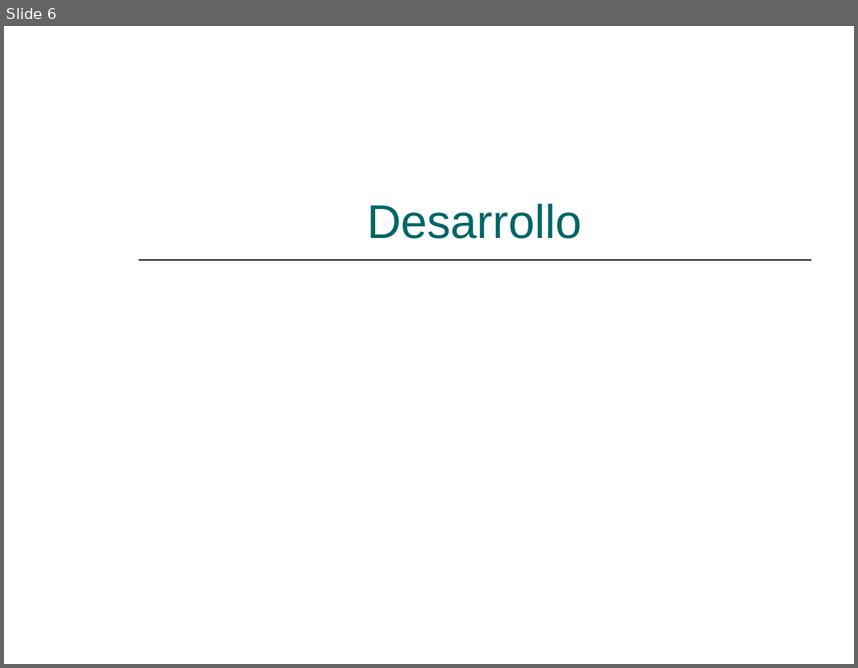
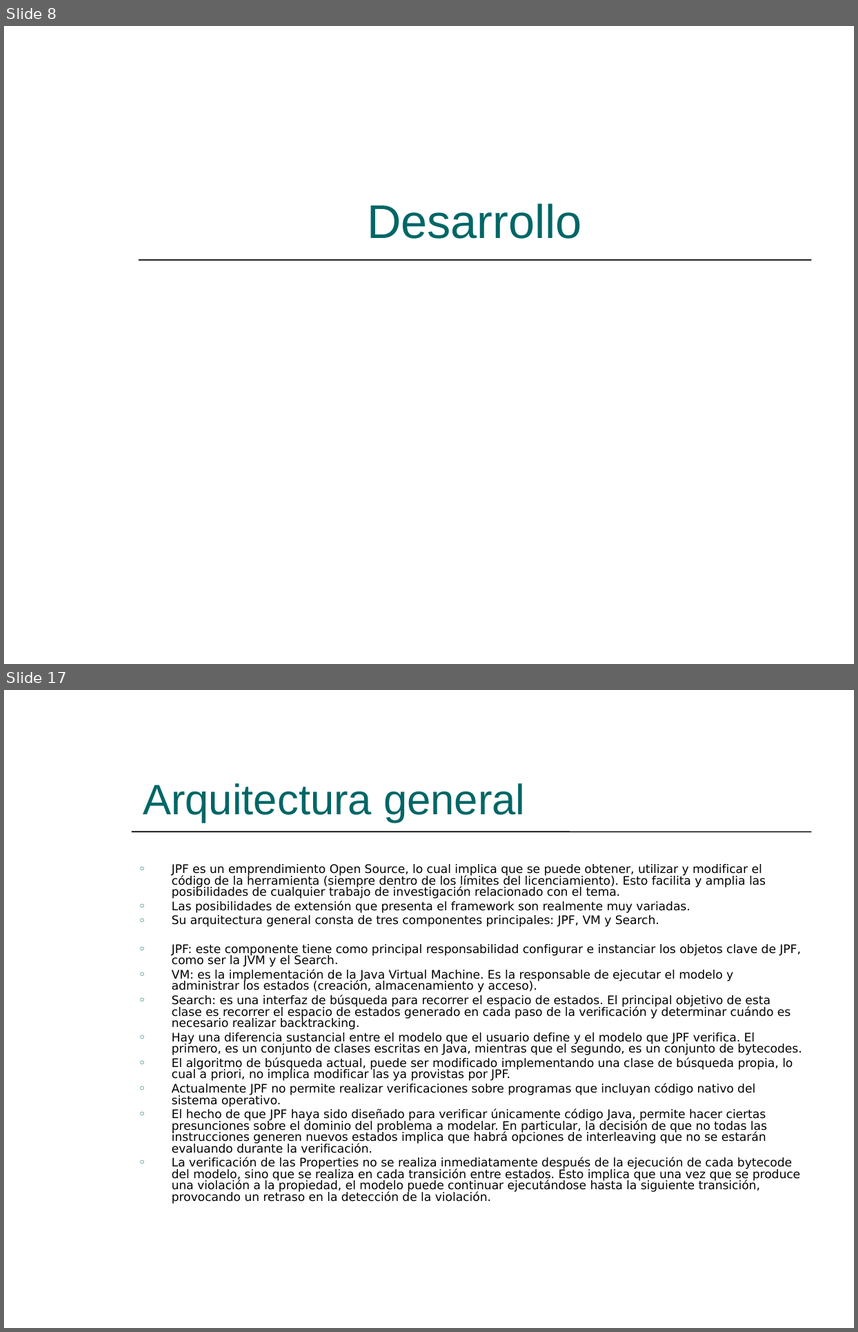
Before and after one commit to hugomelendez/tesis-jpf-2006, a slide deck: tesis-doc/Presentación.ppt. Shown one above the other, each under a label of ours: slide 6 before the commit, slides 8 and 17 after it; the slides between them are not shown. The pictures are 858x668 and 858x1332 pixels, drawn with LibreOffice and Linux fonts; fonts in the diff are those of the drawing. Boxes give left, top, right and bottom in pixels: in the first picture for what was removed or moved away, otherwise in the second. Text is boxed around its words. In the diff, an @@ line names an element or a change of style, - is before the commit and + after.

```diff
--- a/tesis-doc/Presentación.ppt
+++ b/tesis-doc/Presentación.ppt
@@ slide 17 added at box(4, 690, 854, 1328), background #FFFFFF @@
@@ freeform shape added at box(4, 690, 66, 983), fill #006666 @@
@@ freeform shape added at box(4, 753, 85, 1045), fill #99CCCC @@
@@ title added at box(143, 783, 525, 822), 36 pt, text #006666 @@
+Arquitectura general
@@ line added from (132, 832) to (811, 832), #000000 0.99 pt @@
@@ text added at box(172, 864, 802, 1203), 10 pt, text #000000 @@
+○ JPF es un emprendimiento Open Source, lo cual implica que se puede obtener, utilizar y modificar el código de la herramienta (siempre dentro de los límites del licenciamiento). Esto facilita y amplia las posibilidades de cualquier trabajo de investigación relacionado con el tema.
+○ Las posibilidades de extensión que presenta el framework son realmente muy variadas.
+○ Su arquitectura general consta de tres componentes principales: JPF, VM y Search.
+○ JPF: este componente tiene como principal responsabilidad configurar e instanciar los objetos clave de JPF, como ser la JVM y el Search.
+○ VM: es la implementación de la Java Virtual Machine. Es la responsable de ejecutar el modelo y administrar los estados (creación, almacenamiento y acceso).
+○ Search: es una interfaz de búsqueda para recorrer el espacio de estados. El principal objetivo de esta clase es recorrer el espacio de estados generado en cada paso de la verificación y determinar cuándo es necesario realizar backtracking.
+○ Hay una diferencia sustancial entre el modelo que el usuario define y el modelo que JPF verifica. El primero, es un conjunto de clases escritas en Java, mientras que el segundo, es un conjunto de bytecodes.
+○ El algoritmo de búsqueda actual, puede ser modificado implementando una clase de búsqueda propia, lo cual a priori, no implica modificar las ya provistas por JPF.
+○ Actualmente JPF no permite realizar verificaciones sobre programas que incluyan código nativo del sistema operativo.
+○ El hecho de que JPF haya sido diseñado para verificar únicamente código Java, permite hacer ciertas presunciones sobre el dominio del problema a modelar. En particular, la decisión de que no todas las instrucciones generen nuevos estados implica que habrá opciones de interleaving que no se estarán evaluando durante la verificación.
+○ La verificación de las Properties no se realiza inmediatamente después de la ejecución de cada bytecode del modelo, sino que se realiza en cada transición entre estados. Esto implica que una vez que se produce una violación a la propiedad, el modelo puede continuar ejecutándose hasta la siguiente transición, provocando un retraso en la detección de la violación.
@@ what was slide 6 is now slide 8 @@
```
Also in this commit, not shown: 7 slides changed, 37 other slides added.
